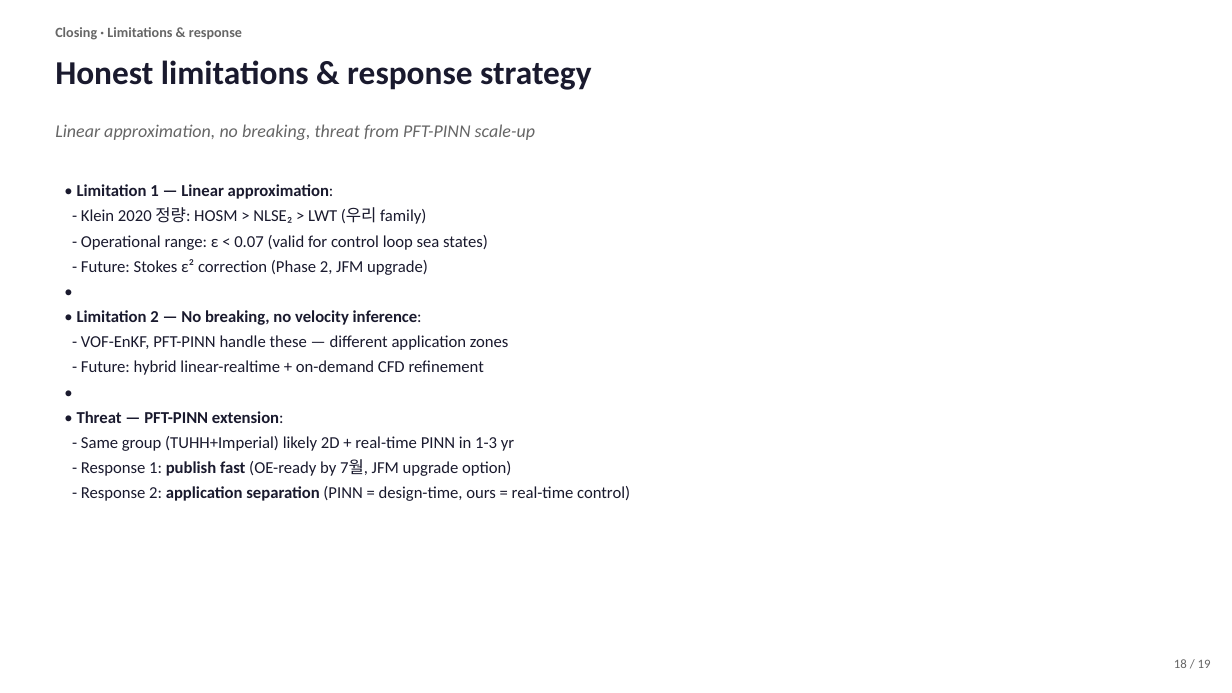
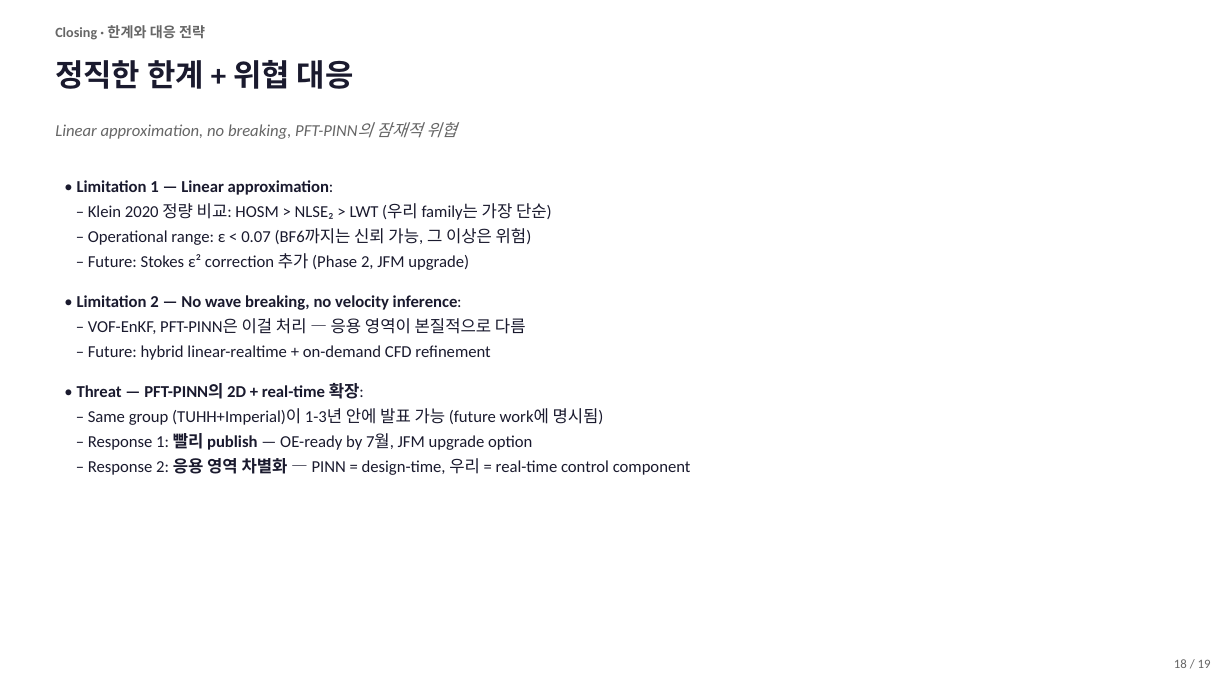
Before and after one commit to SAEYONGPARK94/wavesplat, a slide deck: slide 18 of wavesplat/docs/labmeeting_2026_05_13.pptx. Drawn at 1232x693 pixels with LibreOffice and Linux fonts; fonts in the diff are those of the drawing. Boxes give left, top, right and bottom in pixels: in the first picture for what was removed or moved away, otherwise in the second. Text is boxed around its words. In the diff, an @@ line names an element or a change of style, - is before the commit and + after.

```diff
--- a/wavesplat/docs/labmeeting_2026_05_13.pptx
+++ b/wavesplat/docs/labmeeting_2026_05_13.pptx
@@ text at (x1=55, y1=25, x2=205, y2=40): text changed @@
-Closing · Limitations & response
+Closing · 한계와 대응 전략
@@ text at (x1=55, y1=60, x2=354, y2=89): text changed; size 26 to 24 pt @@
-Honest limitations & response strategy
+정직한 한계 + 위협 대응
@@ text at (x1=55, y1=122, x2=457, y2=139): text changed; size 14 to 13 pt @@
-Linear approximation, no breaking, threat from PFT-PINN scale-up
+Linear approximation, no breaking, PFT-PINN의 잠재적 위협
@@ text at (x1=77, y1=203, x2=691, y2=475): text changed @@
-- Klein 2020 정량: HOSM > NLSE₂ > LWT (우리 family)
-- Operational range: ε < 0.07 (valid for control loop sea states)
-- Future: Stokes ε² correction (Phase 2, JFM upgrade)
-•
-• Limitation 2 — No breaking, no velocity inference:
-- VOF-EnKF, PFT-PINN handle these — different application zones
-- Future: hybrid linear-realtime + on-demand CFD refinement
-•
-• Threat — PFT-PINN extension:
-- Same group (TUHH+Imperial) likely 2D + real-time PINN in 1-3 yr
-- Response 1: publish fast (OE-ready by 7월, JFM upgrade option)
-- Response 2: application separation (PINN = design-time, ours = real-time control)
+– Klein 2020 정량 비교: HOSM > NLSE₂ > LWT (우리 family는 가장 단순)
+– Operational range: ε < 0.07 (BF6까지는 신뢰 가능, 그 이상은 위험)
+– Future: Stokes ε² correction 추가 (Phase 2, JFM upgrade)
+• Limitation 2 — No wave breaking, no velocity inference:
+– VOF-EnKF, PFT-PINN은 이걸 처리 — 응용 영역이 본질적으로 다름
+– Future: hybrid linear-realtime + on-demand CFD refinement
+• Threat — PFT-PINN의 2D + real-time 확장:
+– Same group (TUHH+Imperial)이 1-3년 안에 발표 가능 (future work에 명시됨)
+– Response 1: 빨리 publish — OE-ready by 7월, JFM upgrade option
+– Response 2: 응용 영역 차별화 — PINN = design-time, 우리 = real-time control component
```
Also in this commit, not shown: 24 other slides changed, 1 slide added, 1 slide removed, 2 other files.
